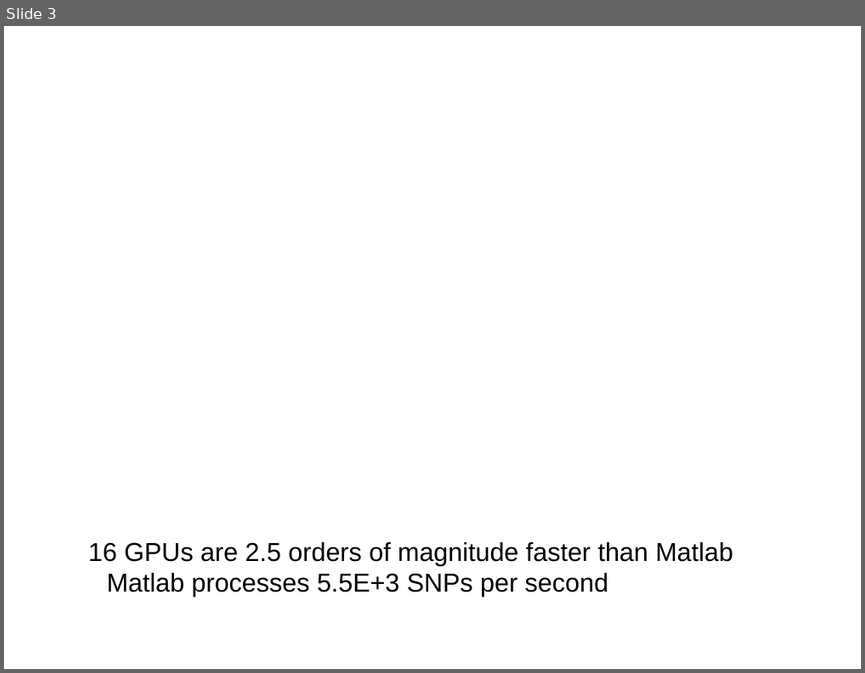
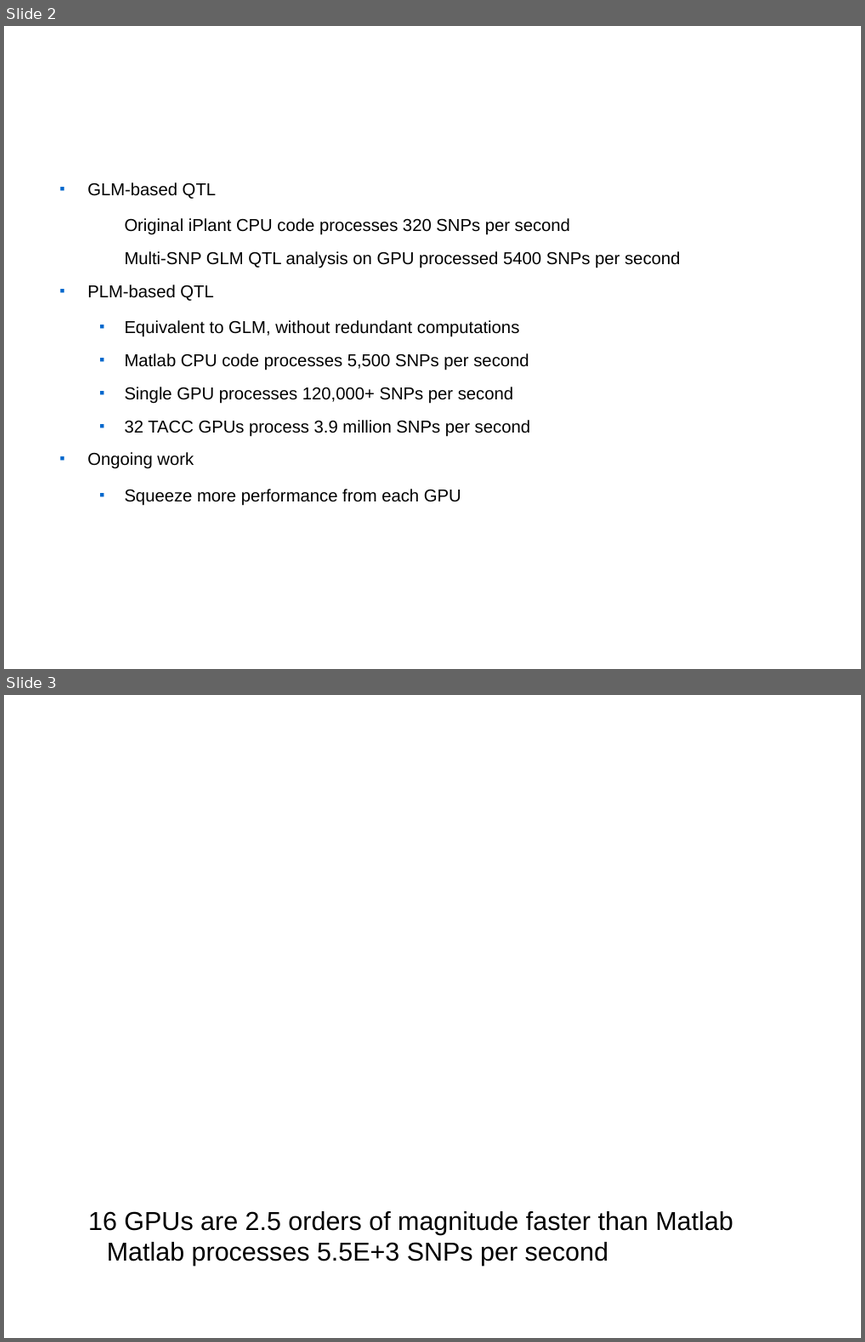
Before and after one commit to pyrovski/Large-Scale-Forward-Regression-using-a-partitioned-linear-model, a slide deck: iPlant.odp. Shown one above the other, each under a label of ours: slide 3 before the commit, slides 2 and 3 after it. The pictures are 865x673 and 865x1342 pixels, drawn with LibreOffice and Linux fonts; fonts in the diff are those of the drawing; background and template pictures are left out. Boxes give left, top, right and bottom in pixels: in the first picture for what was removed or moved away, otherwise in the second. Text is boxed around its words. In the diff, an @@ line names an element or a change of style, - is before the commit and + after.

```diff
--- a/iPlant.odp
+++ b/iPlant.odp
@@ slide 2 added at (4, 26, 861, 669), background picture (left out) @@
@@ title added at (44, 30, 815, 130), 44 pt, text #FFFFFF, bold @@
+Performance Improvement
@@ text added at (87, 182, 680, 505), 16 pt, text #000000 @@
+■ GLM-based QTL
+  ● Original iPlant CPU code processes 320 SNPs per second
+  ● Multi-SNP GLM QTL analysis on GPU processed 5400 SNPs per second
+■ PLM-based QTL
+  ■ Equivalent to GLM, without redundant computations
+  ■ Matlab CPU code processes 5,500 SNPs per second
+  ■ Single GPU processes 120,000+ SNPs per second
+  ■ 32 TACC GPUs process 3.9 million SNPs per second
+■ Ongoing work
+  ■ Squeeze more performance from each GPU
```
Also in this commit, not shown: 1 slide changed, 1 slide removed, 2 other files.
